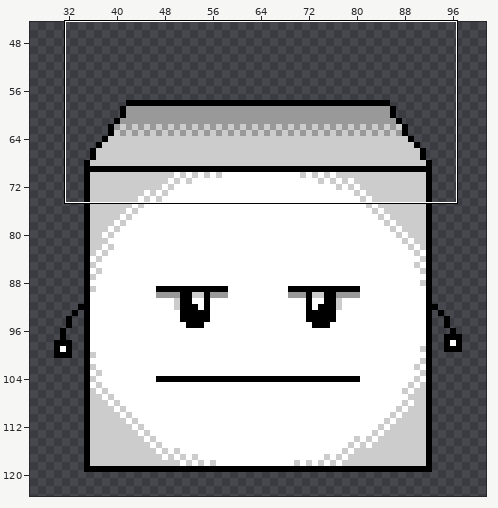
One commit to this sprite sheet: sprites/enemies/crudelis/Individual Frames/Idle 2 F.png. Above: a wide view before the commit, with the close-up outlined.
Close-up. Earlier state:
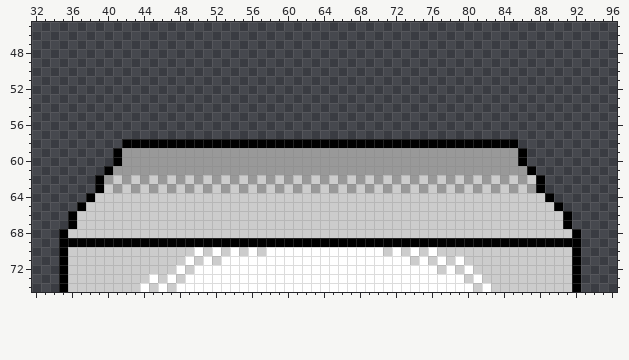
The file is 128x128 pixels. Shown: x 32..96, y 45..74. The wide view leaves out empty margins.
The result:
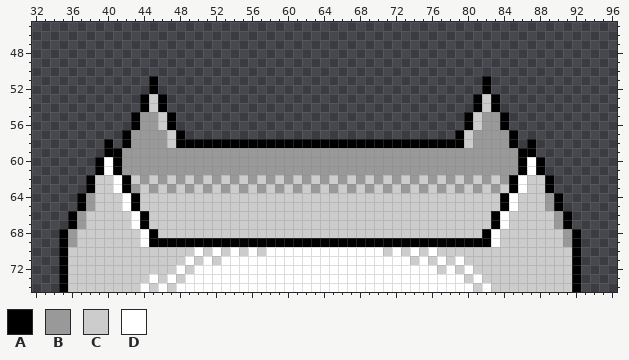
Palette (. is transparent): A #000000  B #999999  C #cccccc  D #ffffff
The edit:
y 51..52: x 45 . -> A; x 82 . -> A
y 53..54: x 44..46 ... -> ACA; x 81..83 ... -> ACA
y 55..56: x 43..47 ..... -> ABBCA; x 80..84 ..... -> ACBBA
y 57: x 42..48 ....... -> ABBBBCA; x 79..85 ....... -> ACBBBBA
y 58: x 40 . -> A; x 43..47 AAAAA -> BBBBC; x 80..84 AAAAA -> CBBBB; x 87 . -> A
y 59: x 40 . -> A; x 87 . -> A
y 60: x 39..40 .. -> AD; x 87..88 .. -> DA
y 61: x 39..41 .AB -> ADA; x 86..88 BA. -> ADA
y 62: x 38..42 .ABCB -> ACCDA; x 85..86 CB -> AD; x 88..89 A. -> CA
y 63: x 38..39 .A -> AC; x 41..42 BC -> DA; x 85..89 BCBA. -> ADCCA
y 64: x 37..38 .A -> AB; x 42..43 CC -> DA; x 84..85 CC -> AD; x 89..90 A. -> BA
y 65: x 38 C -> B; x 42..43 CC -> DA; x 84..85 CC -> AD; x 89 C -> B
y 66..67: x 37 C -> B; x 43..44 CC -> DA; x 83..84 CC -> AD; x 90 C -> B
y 68: x 36 C -> B; x 44..45 CC -> DA; x 82..83 CC -> AD; x 91 C -> B
y 69: x 36..44 AAAAAAAAA -> BCCCCCCCD; x 83..91 AAAAAAAAA -> DCCCCCCCB
Pixel boxes of the changes (left, top, right, bottom) in both close-ups:
changed: (68, 76, 185, 247)
changed: (455, 76, 572, 247)
